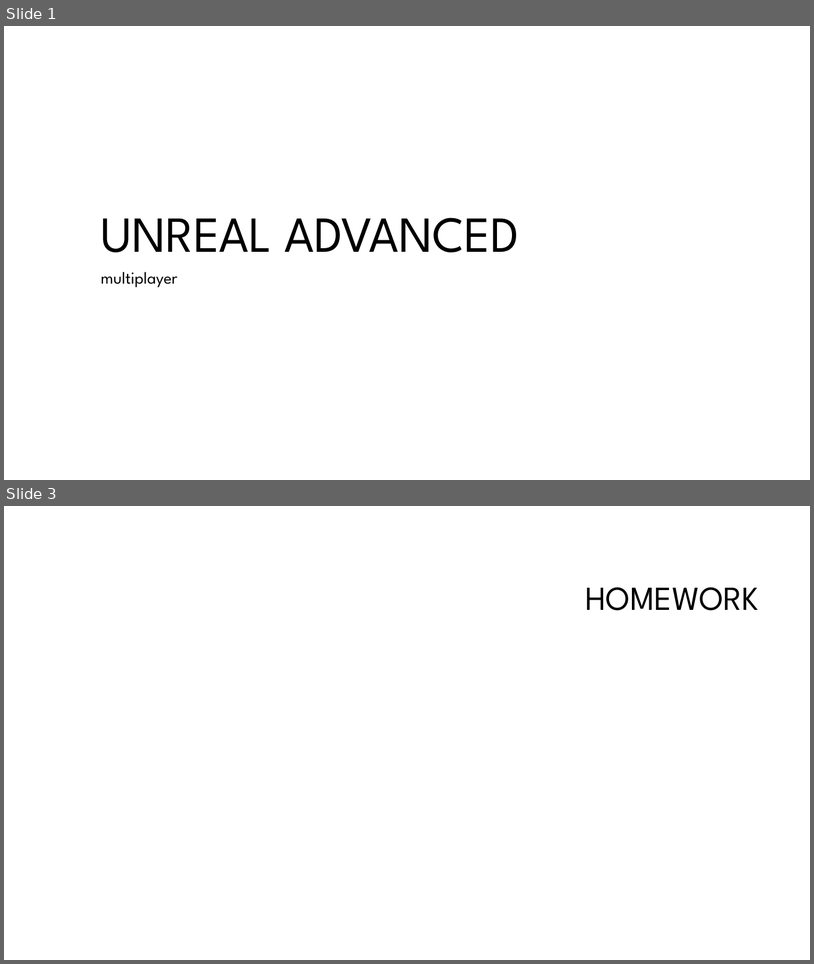
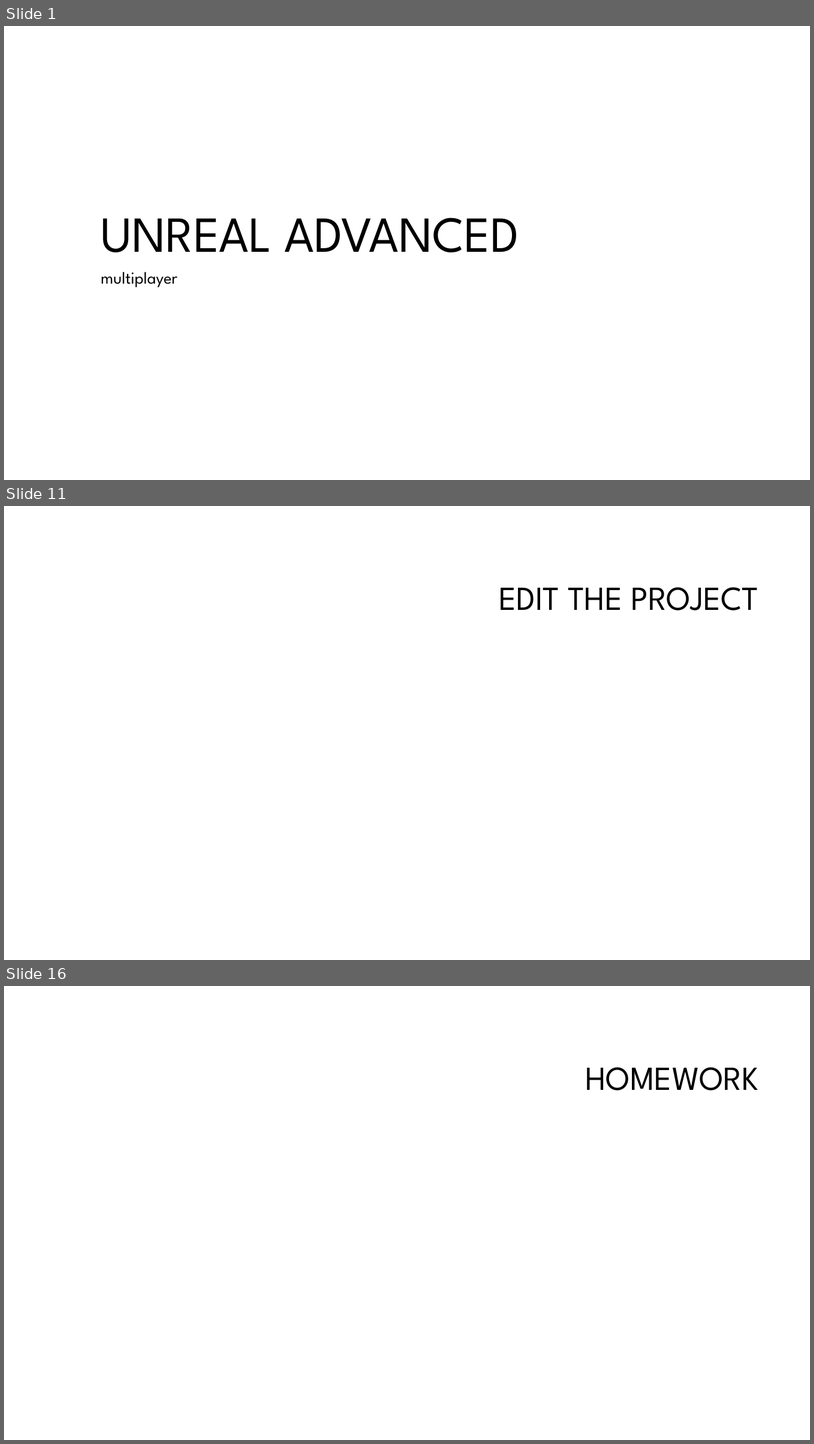
Before and after one commit to Koous61/unreal-course, a slide deck: Multiplayer[3].pptm. Shown one above the other, each under a label of ours: slides 1 and 3 before the commit, slides 1, 11 and 16 after it; the slides between them are not shown. The pictures are 814x964 and 814x1444 pixels, drawn with LibreOffice and Linux fonts; fonts in the diff are those of the drawing; background and template pictures are left out. Boxes give left, top, right and bottom in pixels: in the first picture for what was removed or moved away, otherwise in the second. Text is boxed around its words. In the diff, an @@ line names an element or a change of style, - is before the commit and + after.

```diff
--- a/Multiplayer[3].pptm
+++ b/Multiplayer[3].pptm
@@ slide 11 added at (4, 506, 810, 960), background #FFFFFF @@
@@ title added at (499, 587, 759, 610), 40 pt, text #000000 @@
+EDIT THE PROJECT
@@ what was slide 3 is now slide 16 @@
```
Also in this commit, not shown: 1 slide changed, 13 other slides added, 1 slide removed.
